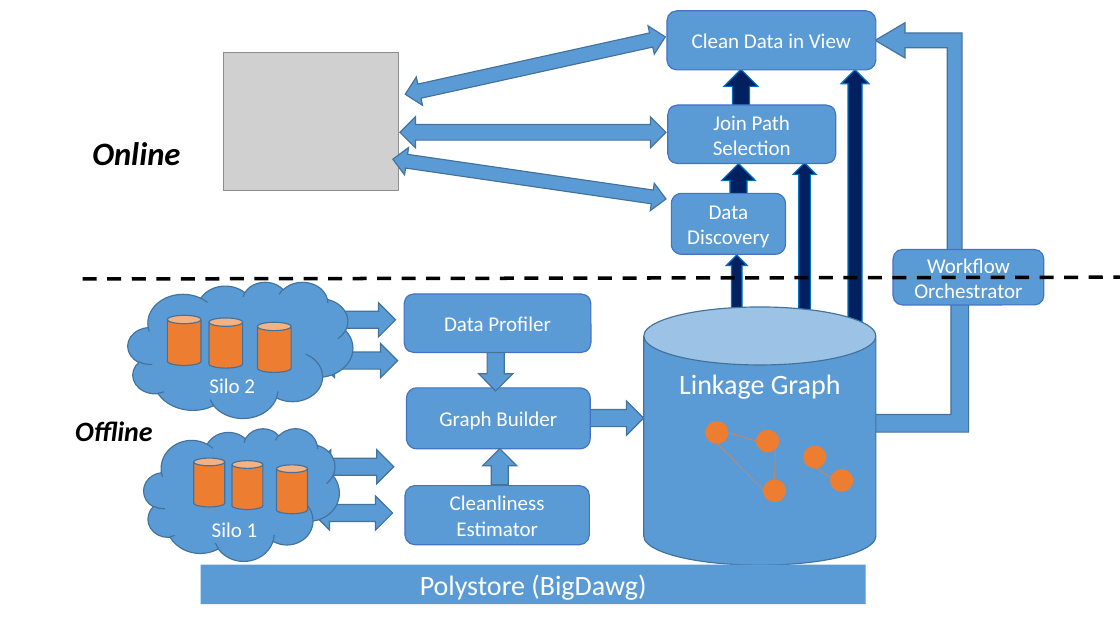
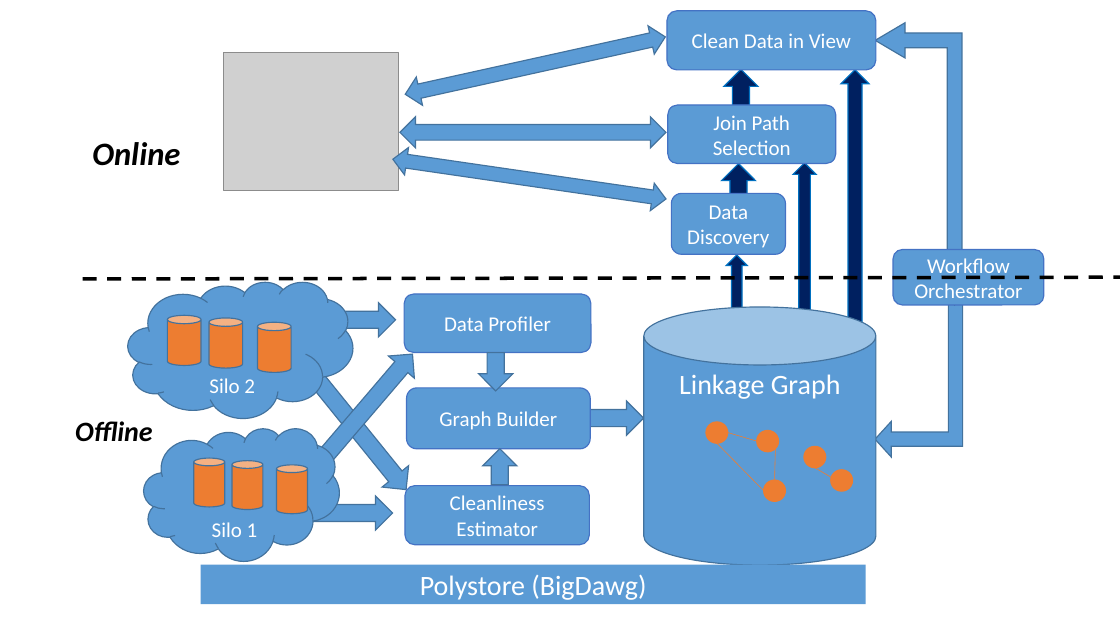
Before and after one commit to qcri/DataCivilizer, a slide deck: slide 4 of arch3.pptx. Drawn at 1120x630 pixels with LibreOffice and Linux fonts; fonts in the diff are those of the drawing; grey boxes stand for pictures. Boxes give left, top, right and bottom in pixels: in the first picture for what was removed or moved away, otherwise in the second. Text is boxed around its words. In the diff, an @@ line names an element or a change of style, - is before the commit and + after.

```diff
--- a/arch3.pptx
+++ b/arch3.pptx
@@ left up arrow: place and size @@
-left up arrow at <box>808,255,994,457</box>
+left up arrow at <box>875,255,974,457</box>
@@ left up arrow at <box>875,255,974,457</box>: proportions changed @@
@@ left right arrow at <box>276,334,420,500</box>: rotation 0 to 51 degrees @@
@@ left right arrow at <box>278,343,426,508</box>: rotation 0 to 310 degrees @@
@@ left right arrow: place and size @@
-left right arrow at <box>313,496,392,530</box>
+left right arrow at <box>291,496,393,530</box>
```
Also in this commit, not shown: 1 other file.
